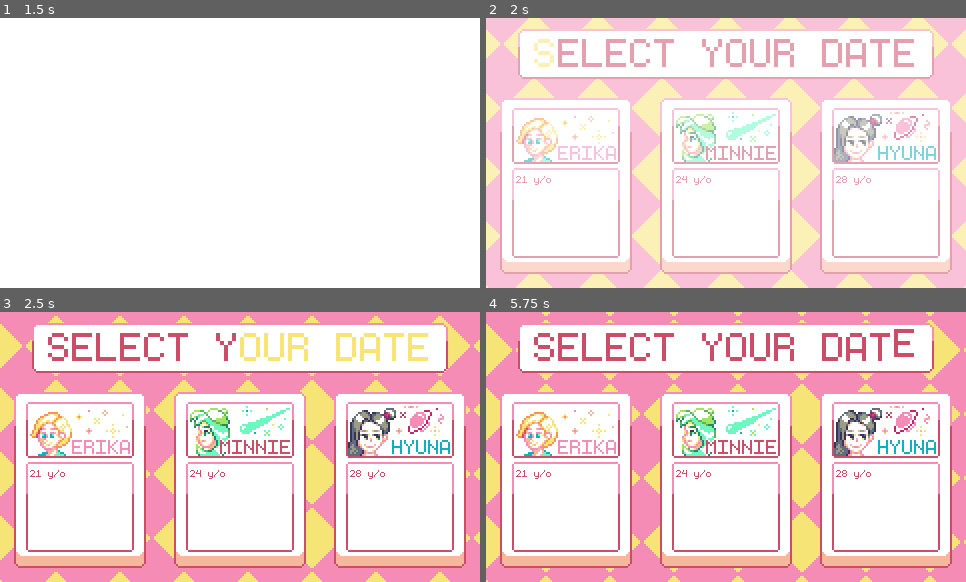
Above: before the commit, frames 1-4 (two rows, left to right).
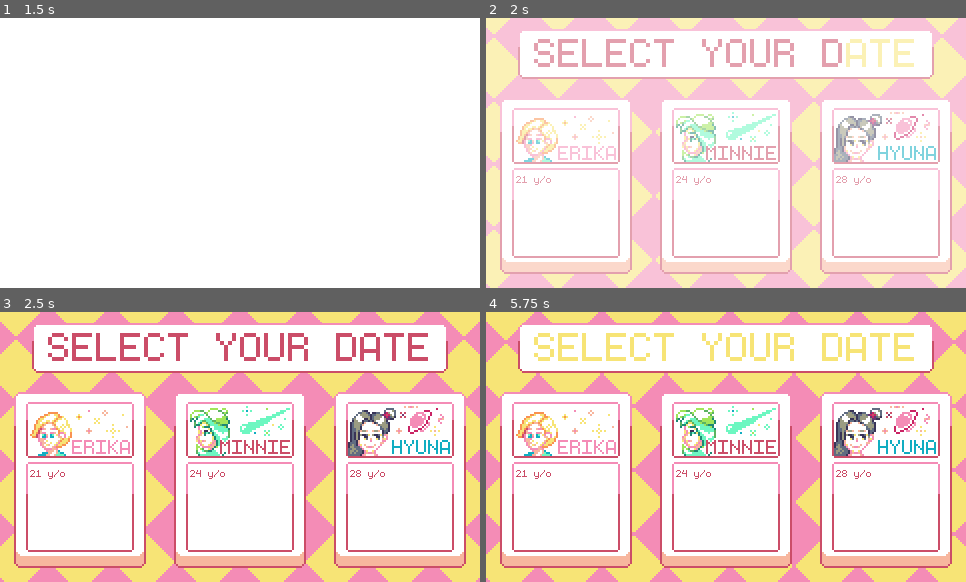
Above: after the commit, the same moments.

Repository: MaiGamesDev/PixelMate
Game: Godot game, scene res://Source/Main/StartMenu.tscn
Same seed, same stepped clock (60 frames per second), same inputs: the game is played once before the commit and once after it.
Inputs:
- Up to frame 1 (1.5 s): tap Enter (ui_accept) at 0.5, 0.77 s
- Up to frame 2 (2 s): tap Enter (ui_accept) at 1.52 s
- Up to frame 3 (2.5 s): click "21 y/o" at 2 s
- Up to frame 4 (5.75 s): click "24 y/o" at 2.75 s; click "28 y/o" at 3.5 s; click "21 y/o" at 4.25 s; click "24 y/o" at 5 s

Frame 1 is identical in both runs. In frame 2, 22% of the frame differs, in the area x 0-100%, y 0-100%; in frame 3, 23%; in frame 4, 25%.

Commit message:
battle scene asset update

Diff:
--- a/PM/Source/Main/BattleScene.tscn
+++ b/PM/Source/Main/BattleScene.tscn
@@ -10,6 +10,59 @@
 [ext_resource path="res://Art/Lucky/Battle Scene Assets/Main Character Stat Placeholder 2x.png" type="Texture" id=8]
 [ext_resource path="res://Art/Lucky/Battle Scene Assets/Battle Scene Background 2x.png" type="Texture" id=9]
 [ext_resource path="res://Art/Lucky/Battle Scene Assets/Battle Scene Footer 2x.png" type="Texture" id=10]
+[ext_resource path="res://Art/Lucky/Battle Scene Assets/Girls Sprites-export.png" type="Texture" id=11]
+[ext_resource path="res://Art/Lucky/Battle Scene Assets/Main Character Sprites-export.png" type="Texture" id=12]
+
+[sub_resource type="AtlasTexture" id=1]
+atlas = ExtResource( 12 )
+region = Rect2( 0, 0, 96, 128 )
+
+[sub_resource type="AtlasTexture" id=2]
+atlas = ExtResource( 12 )
+region = Rect2( 0, 128, 96, 128 )
+
+[sub_resource type="SpriteFrames" id=3]
+animations = [ {
+"frames": [ SubResource( 1 ) ],
+"loop": true,
+"name": "idle",
+"speed": 5.0
+}, {
+"frames": [ SubResource( 2 ) ],
+"loop": true,
+"name": "gift",
+"speed": 5.0
+} ]
+
+[sub_resource type="AtlasTexture" id=4]
+atlas = ExtResource( 11 )
+region = Rect2( 0, 0, 96, 128 )
+
+[sub_resource type="AtlasTexture" id=5]
+atlas = ExtResource( 11 )
+region = Rect2( 0, 128, 96, 128 )
+
+[sub_resource type="AtlasTexture" id=6]
+atlas = ExtResource( 11 )
+region = Rect2( 0, 256, 96, 128 )
+
+[sub_resource type="SpriteFrames" id=7]
+animations = [ {
+"frames": [ SubResource( 4 ) ],
+"loop": true,
+"name": "erika",
+"speed": 5.0
+}, {
+"frames": [ SubResource( 5 ) ],
+"loop": true,
+"name": "minnie",
+"speed": 5.0
+}, {
+"frames": [ SubResource( 6 ) ],
+"loop": true,
+"name": "hyuna",
+"speed": 5.0
+} ]
 
 [node name="BattleScene" type="Node"]
 
@@ -17,12 +70,26 @@
 texture = ExtResource( 9 )
 centered = false
 
-[node name="EnemyPlace" type="Sprite" parent="."]
-position = Vector2( 368, 90 )
+[node name="PlayerPlace" type="Sprite" parent="."]
+position = Vector2( 114, 193 )
 texture = ExtResource( 2 )
 
+[node name="PlayerStanding" type="AnimatedSprite" parent="PlayerPlace"]
+position = Vector2( -34, -53 )
+frames = SubResource( 3 )
+animation = "idle"
+
+[node name="EnemyPlace" type="Sprite" parent="."]
+position = Vector2( 348, 108 )
+texture = ExtResource( 2 )
+
+[node name="EnemyStanding" type="AnimatedSprite" parent="EnemyPlace"]
+position = Vector2( 0, -54 )
+frames = SubResource( 7 )
+animation = "minnie"
+
 [node name="EnemyStatePlace" type="Sprite" parent="."]
-position = Vector2( 136, 54 )
+position = Vector2( 138, 38 )
 texture = ExtResource( 3 )
 
 [node name="EnemyHPBar" type="TextureRect" parent="EnemyStatePlace"]
@@ -46,12 +113,8 @@
 "_edit_use_anchors_": false
 }
 
-[node name="PlayerPlace" type="Sprite" parent="."]
-position = Vector2( 124, 184 )
-texture = ExtResource( 2 )
-
 [node name="PlayerStatePlace" type="Sprite" parent="."]
-position = Vector2( 334, 156 )
+position = Vector2( 320, 158 )
 texture = ExtResource( 8 )
 
 [node name="PlayerHPBar" type="TextureRect" parent="PlayerStatePlace"]
--- a/PM/Source/Main/ChatRoom.tscn
+++ b/PM/Source/Main/ChatRoom.tscn
@@ -81,13 +81,13 @@
 "speed": 5.0
 } ]
 
+[sub_resource type="AtlasTexture" id=14]
+atlas = ExtResource( 6 )
+region = Rect2( 0, 0, 56, 50 )
+
 [sub_resource type="AtlasTexture" id=13]
 atlas = ExtResource( 1 )
 region = Rect2( 0, 0, 56, 54 )
-
-[sub_resource type="AtlasTexture" id=14]
-atlas = ExtResource( 6 )
-region = Rect2( 0, 0, 56, 50 )
 
 [sub_resource type="AtlasTexture" id=15]
 atlas = ExtResource( 2 )
@@ -95,14 +95,14 @@
 
 [sub_resource type="SpriteFrames" id=16]
 animations = [ {
+"frames": [ SubResource( 14 ) ],
+"loop": true,
+"name": "erika",
+"speed": 5.0
+}, {
 "frames": [ SubResource( 13 ) ],
 "loop": true,
 "name": "minnie",
-"speed": 5.0
-}, {
-"frames": [ SubResource( 14 ) ],
-"loop": true,
-"name": "erika",
 "speed": 5.0
 }, {
 "frames": [ SubResource( 15 ) ],
@@ -127,6 +127,7 @@
 position = Vector2( 325, 84 )
 frames = SubResource( 12 )
 animation = "typing"
+frame = 1
 playing = true
 
 [node name="GirlPortrait" type="AnimatedSprite" parent="."]
--- a/PM/Source/Main/LevelSelect.tscn
+++ b/PM/Source/Main/LevelSelect.tscn
@@ -210,14 +210,14 @@
 
 [node name="BackGround" type="AnimatedSprite" parent="."]
 frames = SubResource( 17 )
-frame = 13
+frame = 3
 playing = true
 centered = false
 
 [node name="SelectTitle" type="AnimatedSprite" parent="."]
 position = Vector2( 240, 36 )
 frames = SubResource( 39 )
-frame = 19
+frame = 1
 playing = true
 
 [node name="AnimationPlayer" type="AnimationPlayer" parent="."]
Not shown, added: PM/Art/Lucky/Battle Scene Assets/Girls Sprites-export.png.import
Not shown, added: PM/Art/Lucky/Battle Scene Assets/Main Character Sprites-export.png.import
Not shown: 1 places in PM/Source/Main/BattleScene.tscn that only renumber resources
